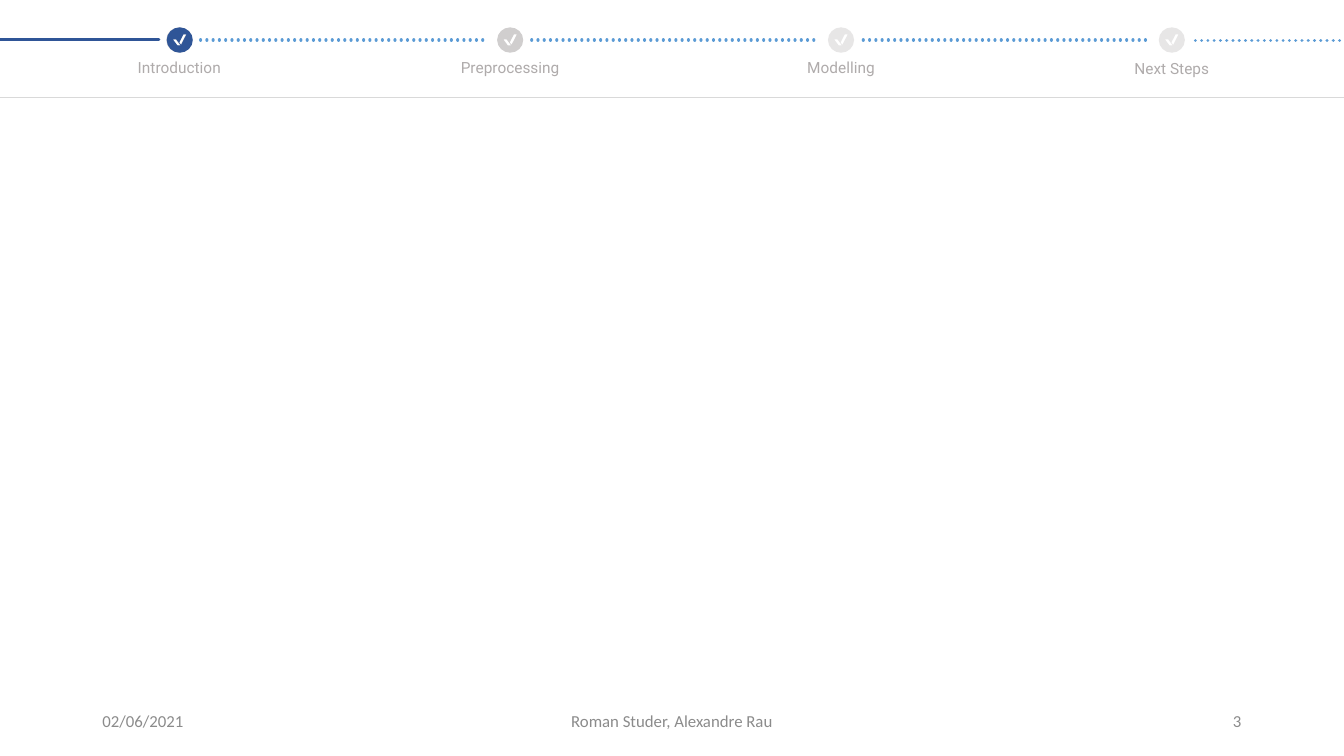
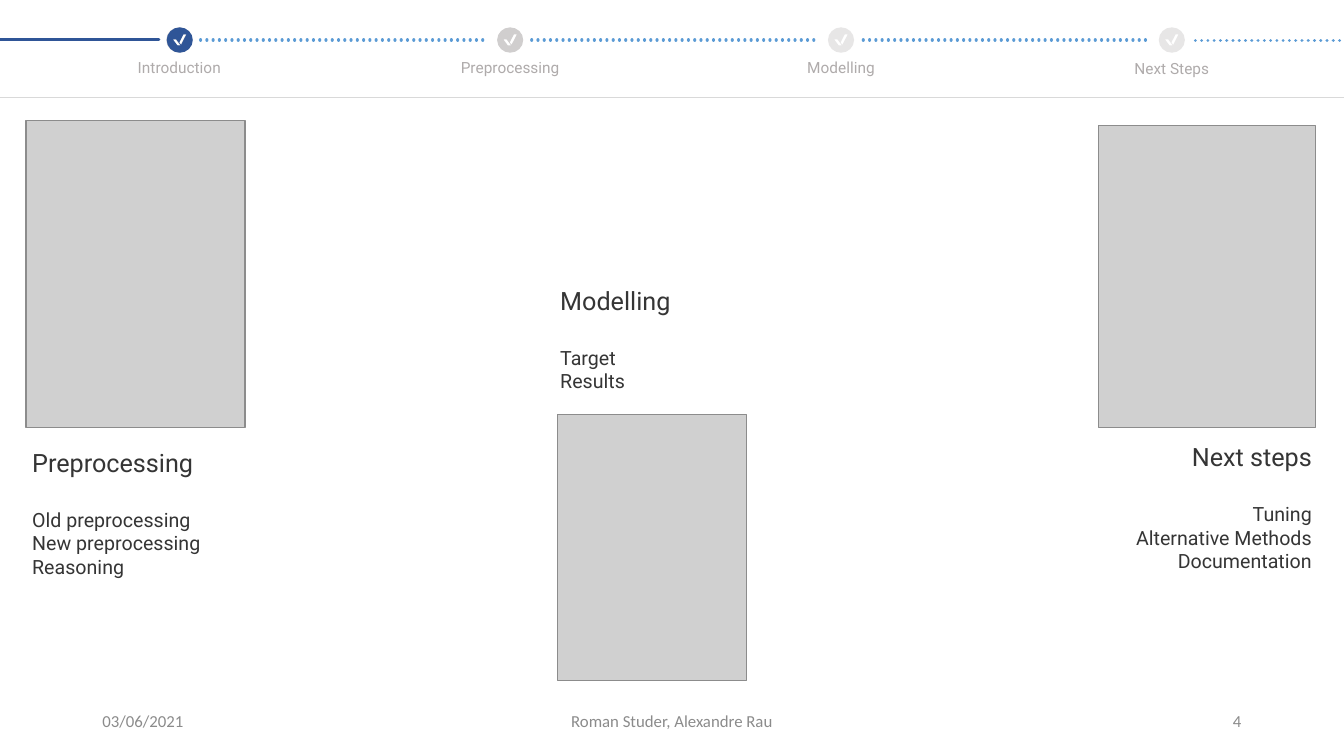
Before and after one commit to CrawTheOne/mirror_-fhnw_ds_fs2021_medical_challenge, a slide deck: slide 4 of presentation/Milestone_Presentation.pptx (slide 3 before the commit). Drawn at 1344x756 pixels with LibreOffice and Linux fonts; fonts in the diff are those of the drawing; grey boxes stand for pictures. Boxes give left, top, right and bottom in pixels: in the first picture for what was removed or moved away, otherwise in the second. Text is boxed around its words. In the diff, an @@ line names an element or a change of style, - is before the commit and + after.

```diff
--- a/presentation/Milestone_Presentation.pptx
+++ b/presentation/Milestone_Presentation.pptx
@@ picture added at [26,121,245,427] @@
@@ picture added at [1099,126,1316,427] @@
@@ text added at [560,291,670,388], 14 pt, text #353535 @@
+Modelling
+Target
+Results
@@ picture added at [558,414,747,681] @@
@@ text added at [1136,448,1312,568], 14 pt, text #353535 @@
+Next steps
+Tuning
+Alternative Methods
+Documentation
@@ text added at [32,454,200,578], 14 pt, text #353535 @@
+Preprocessing
+Old preprocessing
+New preprocessing
+Reasoning
@@ rectangle: place and size @@
-rectangle at [640,572,1162,730]
+rectangle at [779,482,1301,640]
@@ text at [102,715,183,728]: text changed @@
-02/06/2021
+03/06/2021
@@ page number at [1233,716,1241,727]: text changed @@
-3
+4
```
Also in this commit, not shown: 5 other slides changed, 1 slide added, 1 other file.
